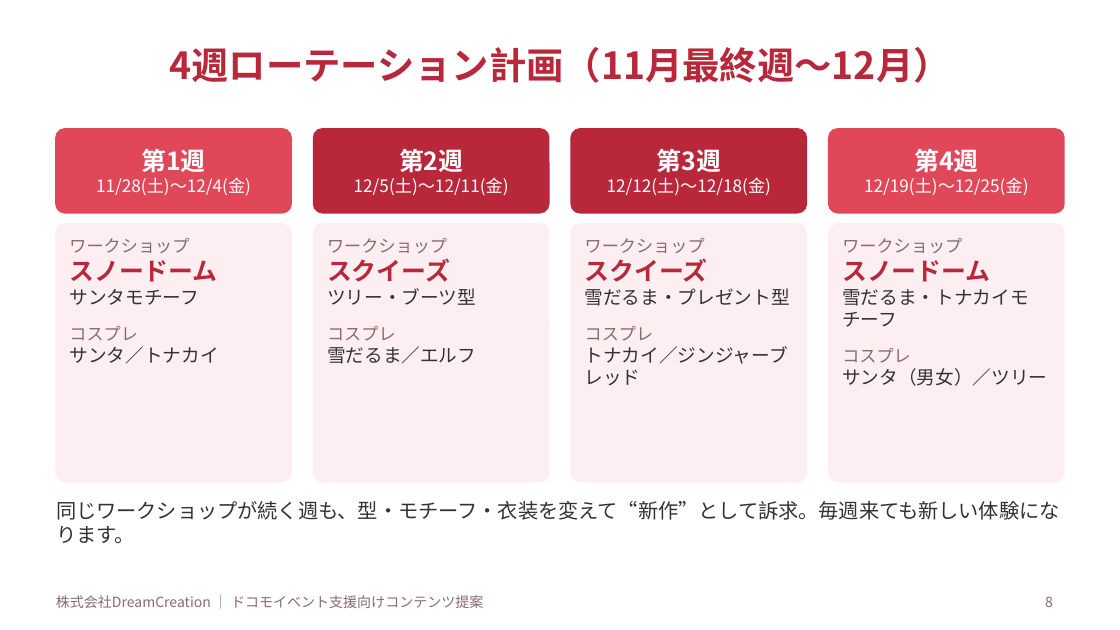
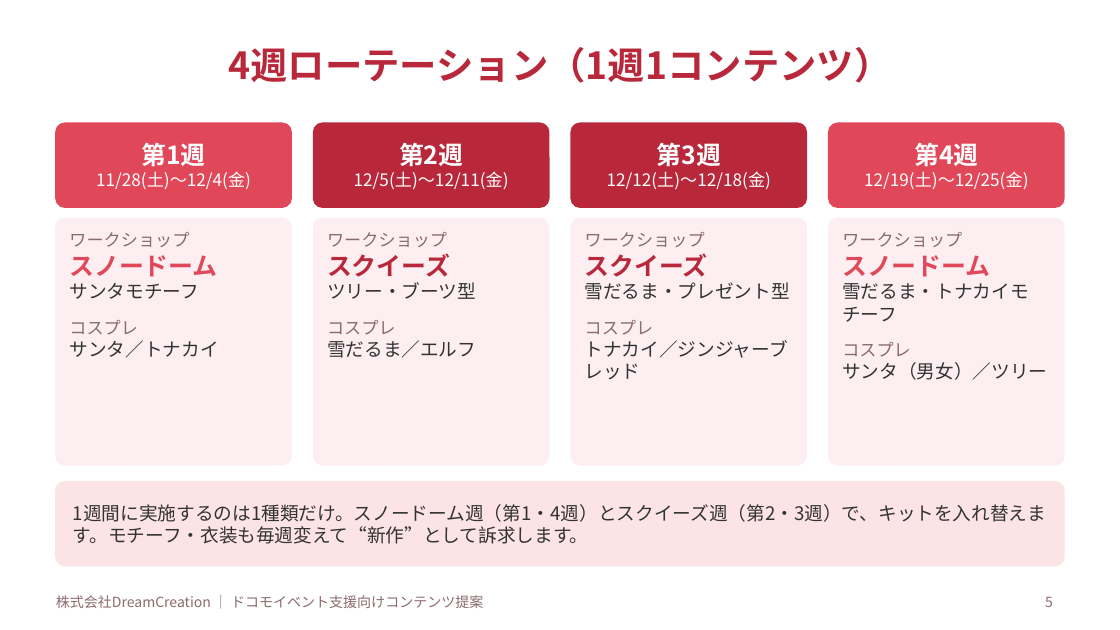
Before and after one commit to lunamax77/-next-vision, a slide deck: slide 5 of docs/proposals/2026-12_docomo_christmas-ws/企画書_NTTドコモ_クリスマスWS.pptx (slide 8 before the commit). Drawn at 1120x630 pixels with LibreOffice and Linux fonts; fonts in the diff are those of the drawing. Boxes give left, top, right and bottom in pixels: in the first picture for what was removed or moved away, otherwise in the second. Text is boxed around its words. In the diff, an @@ line names an element or a change of style, - is before the commit and + after.

```diff
--- a/docs/proposals/2026-12_docomo_christmas-ws/企画書_NTTドコモ_クリスマスWS.pptx
+++ b/docs/proposals/2026-12_docomo_christmas-ws/企画書_NTTドコモ_クリスマスWS.pptx
@@ title at box(229, 47, 892, 83): text changed @@
-4週ローテーション計画（11月最終週〜12月）
+4週ローテーション（1週1コンテンツ）
@@ 4 texts, 4 rounded rectangles: place and size @@
-4 texts, 4 rounded rectangles at box(56, 129, 1064, 213)
+4 texts, 4 rounded rectangles at box(56, 123, 1064, 207)
@@ rounded rectangle: place and size @@
-rounded rectangle at box(56, 224, 291, 482)
+rounded rectangle at box(56, 218, 291, 465)
@@ text "ワークショップ" at box(69, 232, 218, 358): text colour #B8283A to #E0485A in "スノードーム" @@
@@ rounded rectangle: place and size @@
-rounded rectangle at box(314, 224, 549, 482)
+rounded rectangle at box(314, 218, 549, 465)
@@ text "ワークショップ": place and size @@
-text "ワークショップ" at box(327, 238, 476, 364)
+text "ワークショップ" at box(327, 232, 476, 358)
@@ rounded rectangle: place and size @@
-rounded rectangle at box(571, 224, 806, 482)
+rounded rectangle at box(571, 218, 806, 465)
@@ text "ワークショップ": place and size @@
-text "ワークショップ" at box(585, 238, 790, 385)
+text "ワークショップ" at box(585, 232, 790, 379)
@@ rounded rectangle: place and size @@
-rounded rectangle at box(829, 224, 1064, 482)
+rounded rectangle at box(829, 218, 1064, 465)
@@ text "ワークショップ" at box(842, 232, 1047, 380): text colour #B8283A to #E0485A in "スノードーム" @@
@@ rounded rectangle added at box(56, 482, 1064, 566), fill #FBE3E6, outline #FBE3E6 1 pt @@
@@ text at box(73, 504, 1046, 544): text changed; size 13 to 12 pt @@
-同じワークショップが続く週も、型・モチーフ・衣装を変えて“新作”として訴求。毎週来ても新しい体験になります。
+1週間に実施するのは1種類だけ。スノードーム週（第1・4週）とスクイーズ週（第2・3週）で、キットを入れ替えます。モチーフ・衣装も毎週変えて“新作”として訴求します。
@@ text "1週間に実施するのは1種類だけ。スノードーム週（第1・4週）とスクイーズ週（第2・3週）で、キットを入れ替えます。モチー ..." at box(73, 504, 1046, 544): vertical alignment top to middle @@
@@ page number at box(1045, 596, 1053, 607): text changed @@
-8
+5
```
Also in this commit, not shown: 6 other slides changed, 1 slide added, 4 other files.
